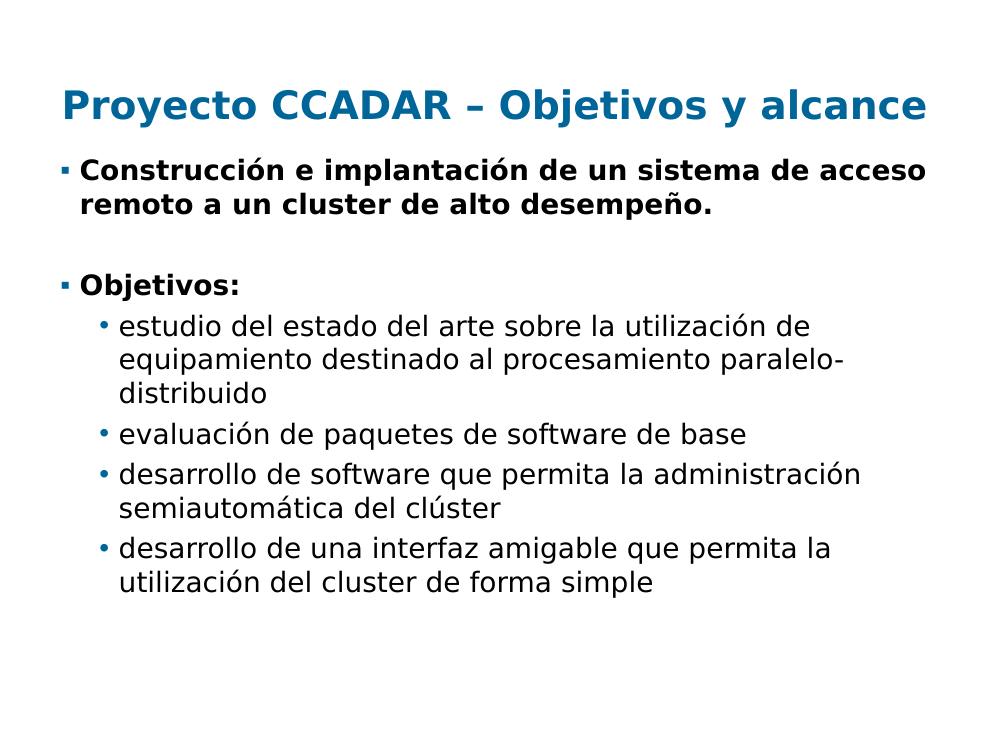
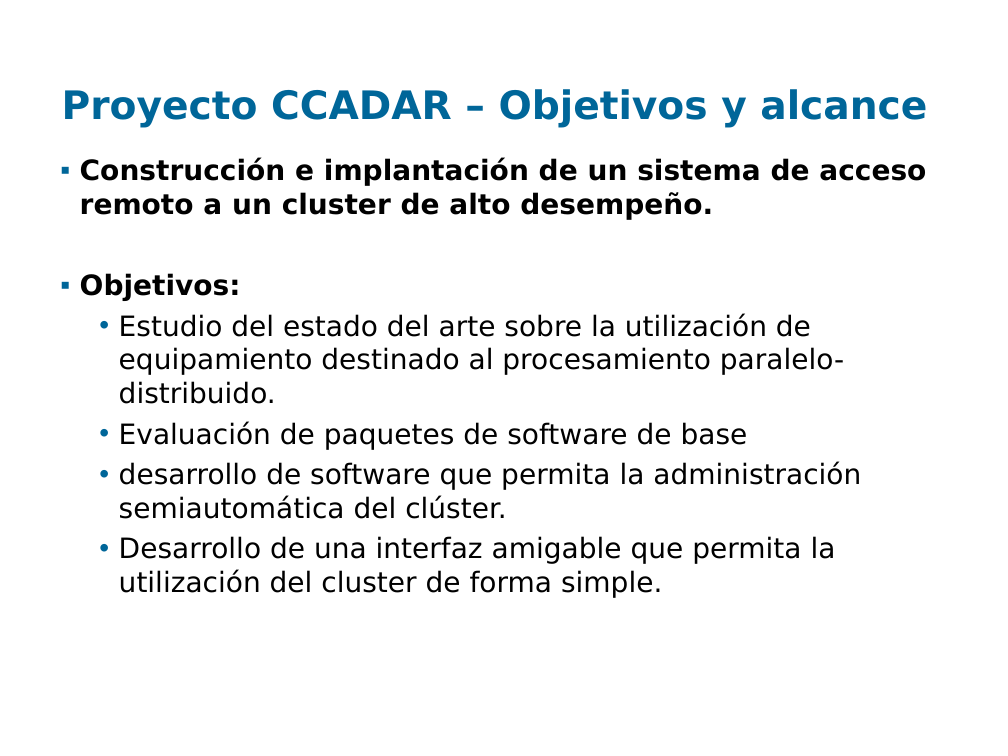
Before and after one commit to santiago-iturriaga/pgruso2007, a slide deck: slide 5 of Documentacion/Presentación Fenton - Paulo.ppt. Drawn at 1008x756 pixels with LibreOffice and Linux fonts; fonts in the diff are those of the drawing; background and template pictures are left out. Boxes give left, top, right and bottom in pixels: in the first picture for what was removed or moved away, otherwise in the second. Text is boxed around its words. In the diff, an @@ line names an element or a change of style, - is before the commit and + after.

```diff
--- a/Documentacion/Presentación Fenton - Paulo.ppt
+++ b/Documentacion/Presentación Fenton - Paulo.ppt
@@ text at [119, 313, 861, 598]: text changed @@
-  • estudio del estado del arte sobre la utilización de equipamiento destinado al procesamiento paralelo-distribuido
-  • evaluación de paquetes de software de base
-  • desarrollo de software que permita la administración semiautomática del clúster
-  • desarrollo de una interfaz amigable que permita la utilización del cluster de forma simple
+  • Estudio del estado del arte sobre la utilización de equipamiento destinado al procesamiento paralelo-distribuido.
+  • Evaluación de paquetes de software de base
+  • desarrollo de software que permita la administración semiautomática del clúster.
+  • Desarrollo de una interfaz amigable que permita la utilización del cluster de forma simple.
```
Also in this commit, not shown: 6 other slides changed, 1 slide added, 1 other file.
